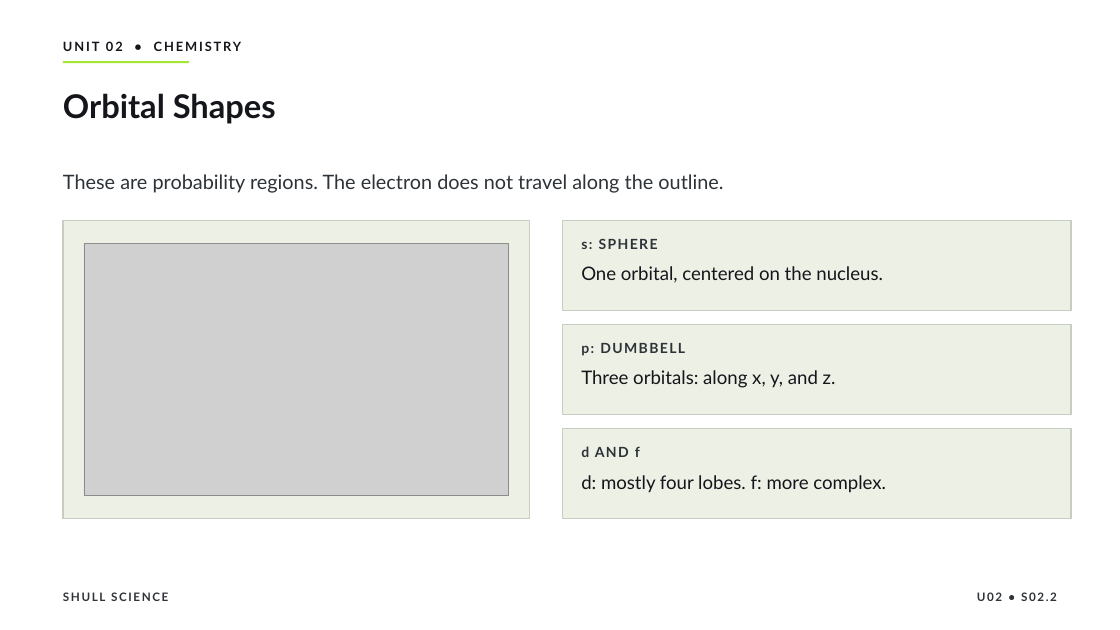
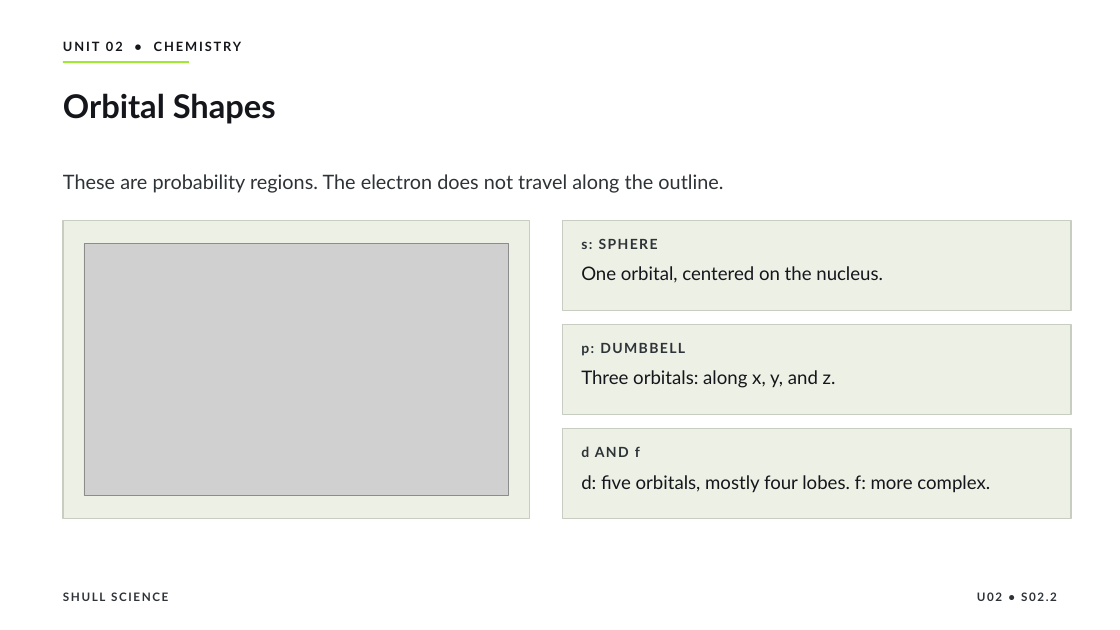
Before and after one commit to Hayabusa015/WorkWork, a slide deck: slide 9 of deliverables/chem-u02/SHULL_CHEM_Slides_U02_S02.2.pptx. Drawn at 1120x630 pixels with LibreOffice and Linux fonts; fonts in the diff are those of the drawing; grey boxes stand for pictures. Boxes give left, top, right and bottom in pixels: in the first picture for what was removed or moved away, otherwise in the second. Text is boxed around its words. In the diff, an @@ line names an element or a change of style, - is before the commit and + after.

```diff
--- a/deliverables/chem-u02/SHULL_CHEM_Slides_U02_S02.2.pptx
+++ b/deliverables/chem-u02/SHULL_CHEM_Slides_U02_S02.2.pptx
@@ text at (x1=581, y1=475, x2=990, y2=493): text changed @@
-d: mostly four lobes. f: more complex.
+d: five orbitals, mostly four lobes. f: more complex.
```
Also in this commit, not shown: 2 other slides changed, 4 other files.
